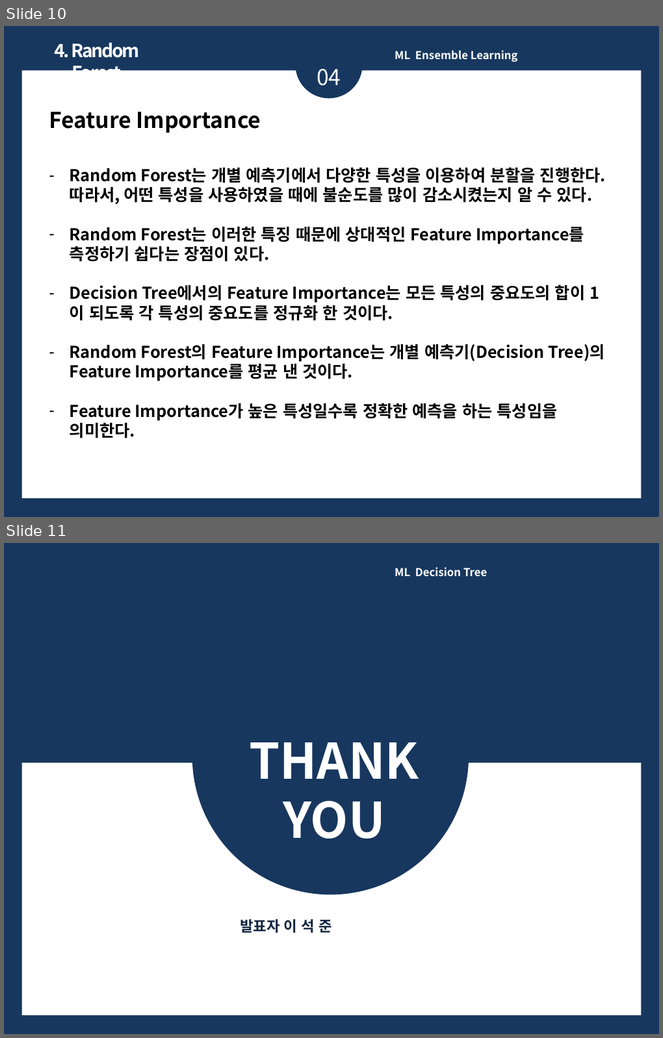
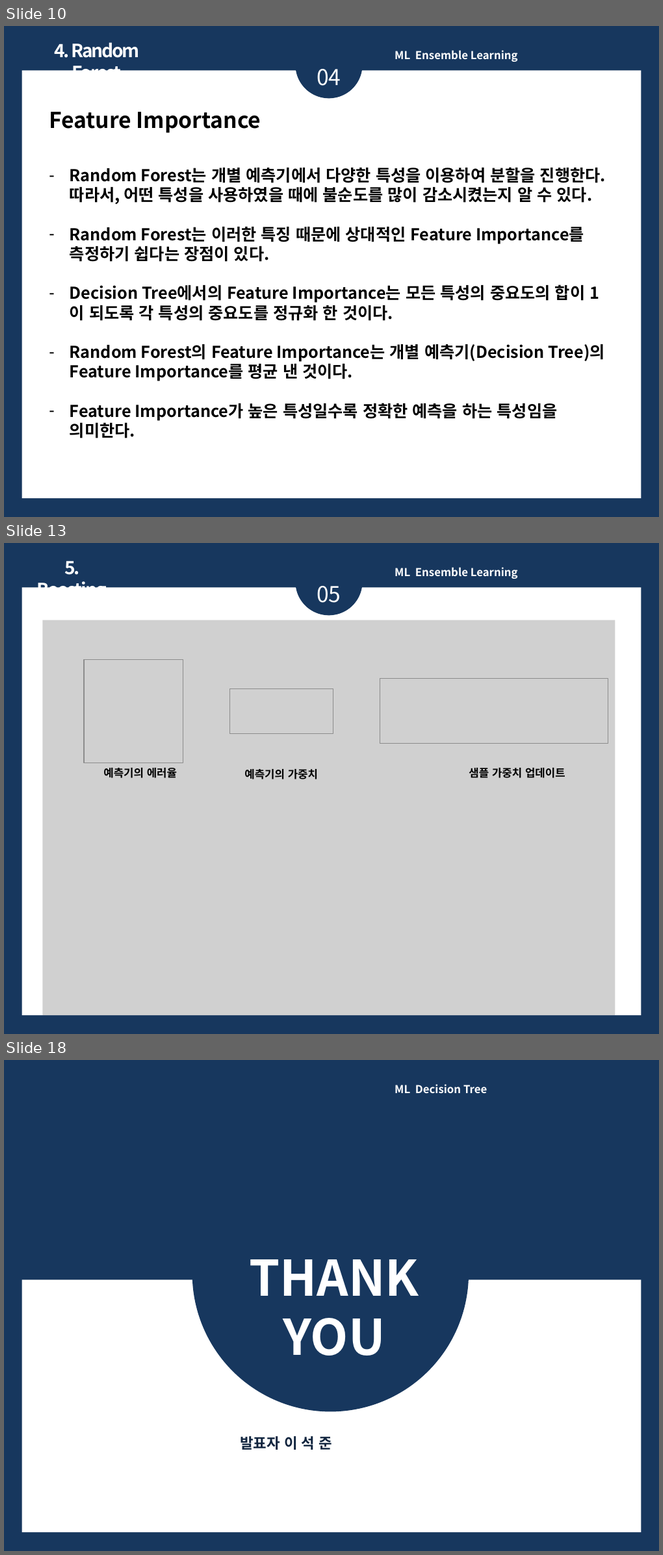
Before and after one commit to ykykyk112/machine_learning, a slide deck: ML_Algorithm_Review/Ensemble_Learning_Review.pptx. Shown one above the other, each under a label of ours: slides 10 and 11 before the commit, slides 10, 13 and 18 after it; the slides between them are not shown. The pictures are 663x1038 and 663x1555 pixels, drawn with LibreOffice and Linux fonts; fonts in the diff are those of the drawing; grey boxes stand for pictures. Boxes give left, top, right and bottom in pixels: in the first picture for what was removed or moved away, otherwise in the second. Text is boxed around its words. In the diff, an @@ line names an element or a change of style, - is before the commit and + after.

Commit message:
2021.02.12 Ensemble Learning Review File 추가
- Boosting
- AdaBoost
- Gradient Boosting
- Stacking

```diff
--- a/ML_Algorithm_Review/Ensemble_Learning_Review.pptx
+++ b/ML_Algorithm_Review/Ensemble_Learning_Review.pptx
@@ slide 13 added at (4, 543, 659, 1034), background #17375E @@
@@ text added at (36, 561, 107, 588), 20 pt, text #FFFFFF, bold @@
+5. Boosting
@@ ellipse added at (296, 548, 362, 615), fill #17375E @@
@@ text added at (395, 567, 518, 579), 12 pt, text #FFFFFF, bold @@
+ML Ensemble Learning
@@ rectangle added at (22, 588, 642, 1016), fill #FFFFFF @@
@@ text added at (317, 586, 341, 603), 24 pt, text #FFFFFF @@
+05
@@ picture added at (42, 620, 615, 1016) @@
@@ group added at (84, 659, 608, 780): 3 pictures, 3 texts @@
+예측기의 에러율
+예측기의 가중치
+샘플 가중치 업데이트
@@ what was slide 11 is now slide 18 @@
```
Also in this commit, not shown: 2 slides changed, 6 other slides added.
